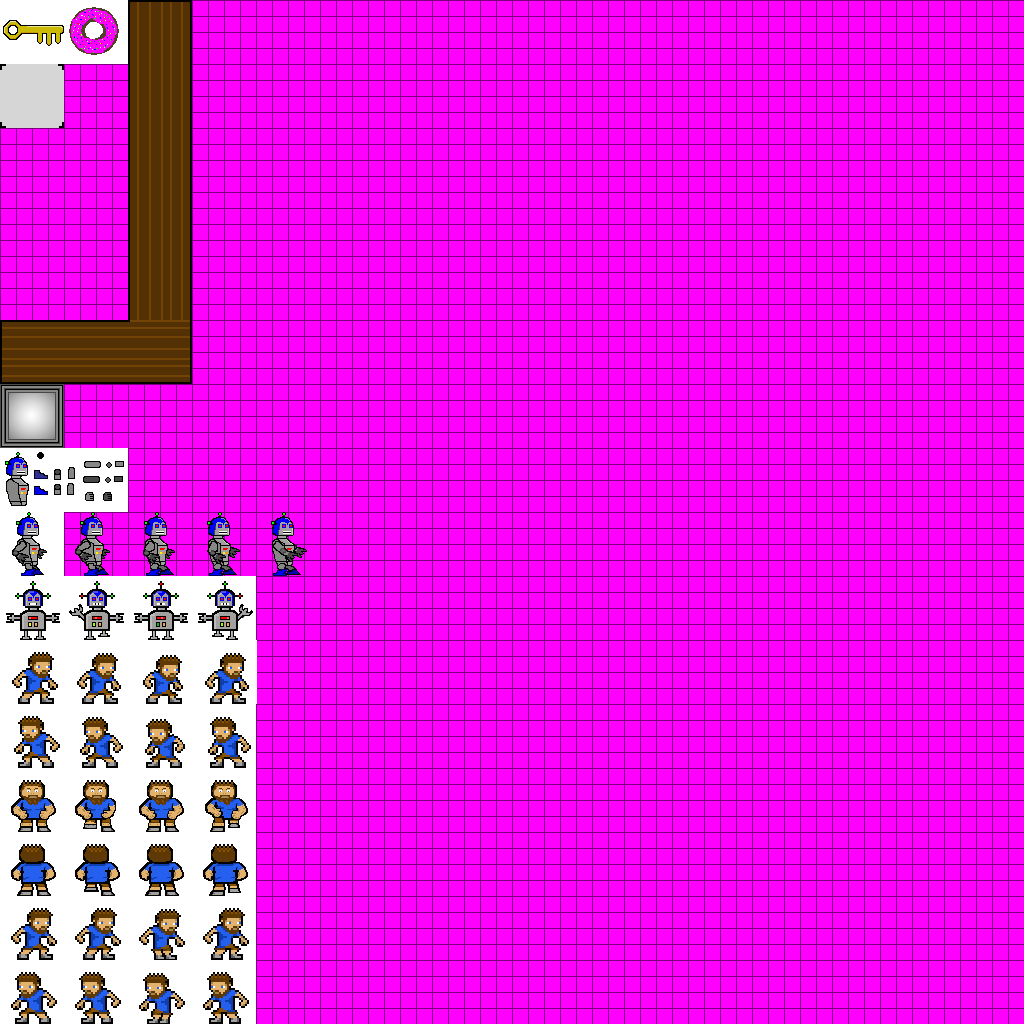
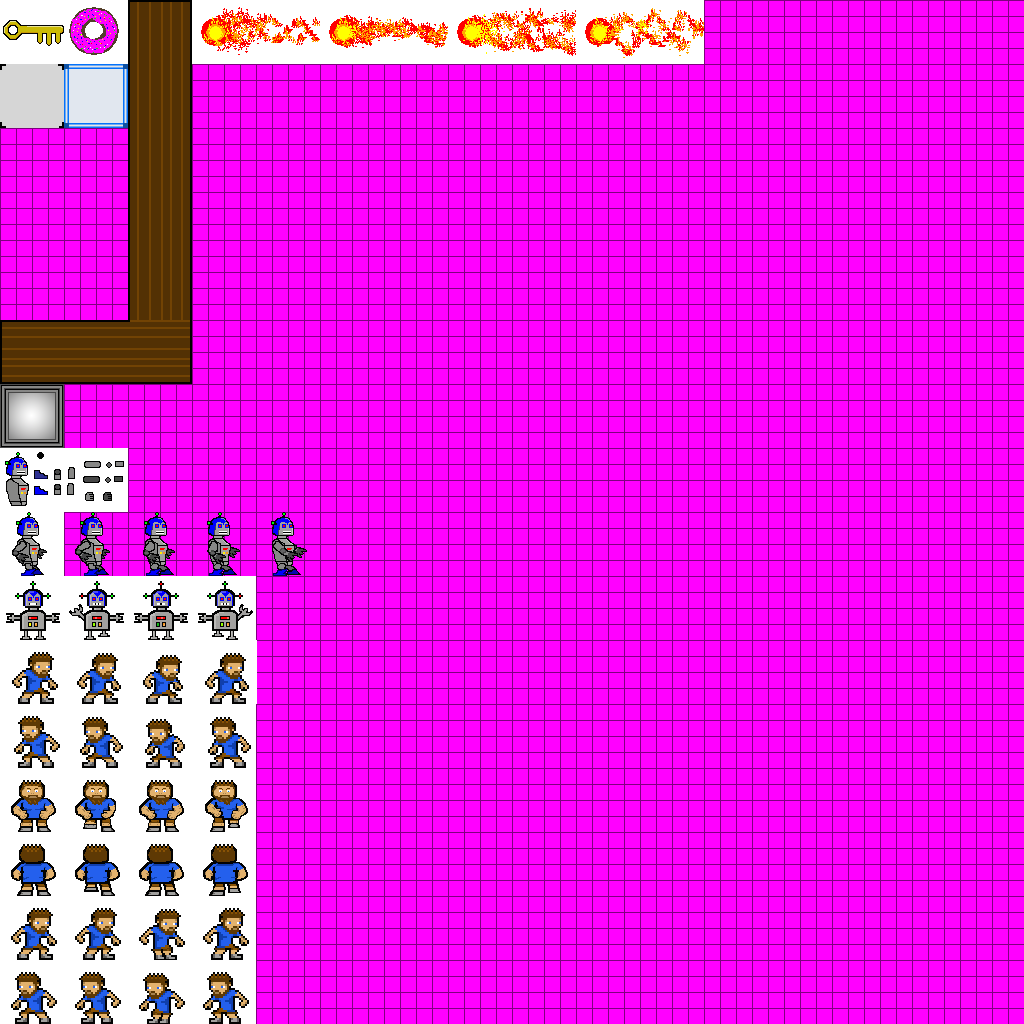
Revision of a layered 1024×1024 image; what changed, layer by layer:
painted on "Layer 0" over [64, 0, 704, 128]
